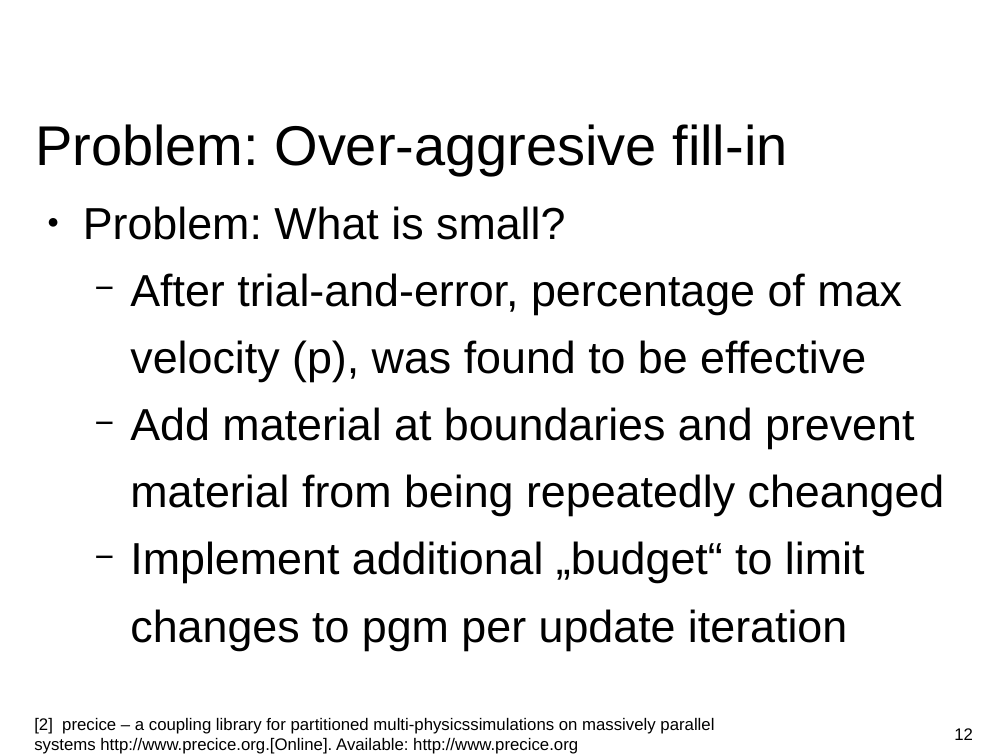
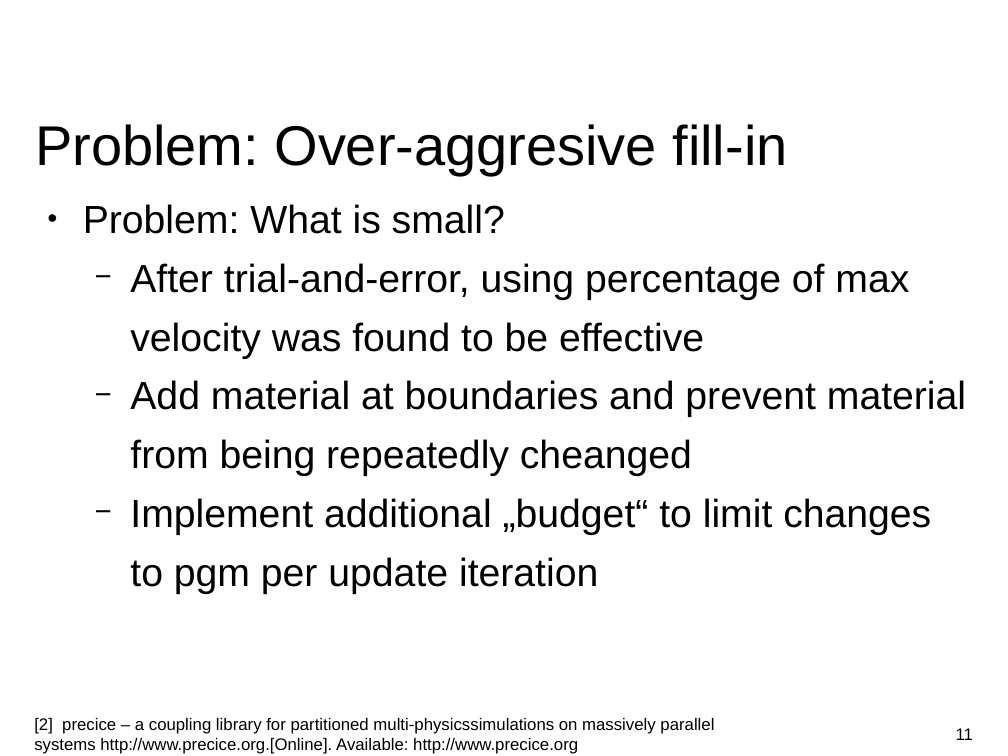
Before and after one commit to huangq1234553/cfd-lab, a slide deck: slide 11 of Presentation.odp (slide 12 before the commit). Drawn at 1008x756 pixels with LibreOffice and Linux fonts; fonts in the diff are those of the drawing; background and template pictures are left out. Boxes give left, top, right and bottom in pixels: in the first picture for what was removed or moved away, otherwise in the second. Text is boxed around its words. In the diff, an @@ line names an element or a change of style, - is before the commit and + after.

```diff
--- a/Presentation.odp
+++ b/Presentation.odp
@@ text at [83,204,966,594]: size 32 to 28 pt in "Problem: What is small?", "Add material at boundaries and prevent material ...", "Implement additional „budget“ to limit changes to ..." @@
@@ text at [130,263,909,359]: text changed; size 32 to 28 pt @@
-  − After trial-and-error, percentage of max velocity (p), was found to be effective
+  − After trial-and-error, using percentage of max velocity was found to be effective
@@ page number at [956,728,973,740]: text changed @@
-12
+11
```
Also in this commit, not shown: 11 other slides changed, 1 slide removed, 4 other files.
